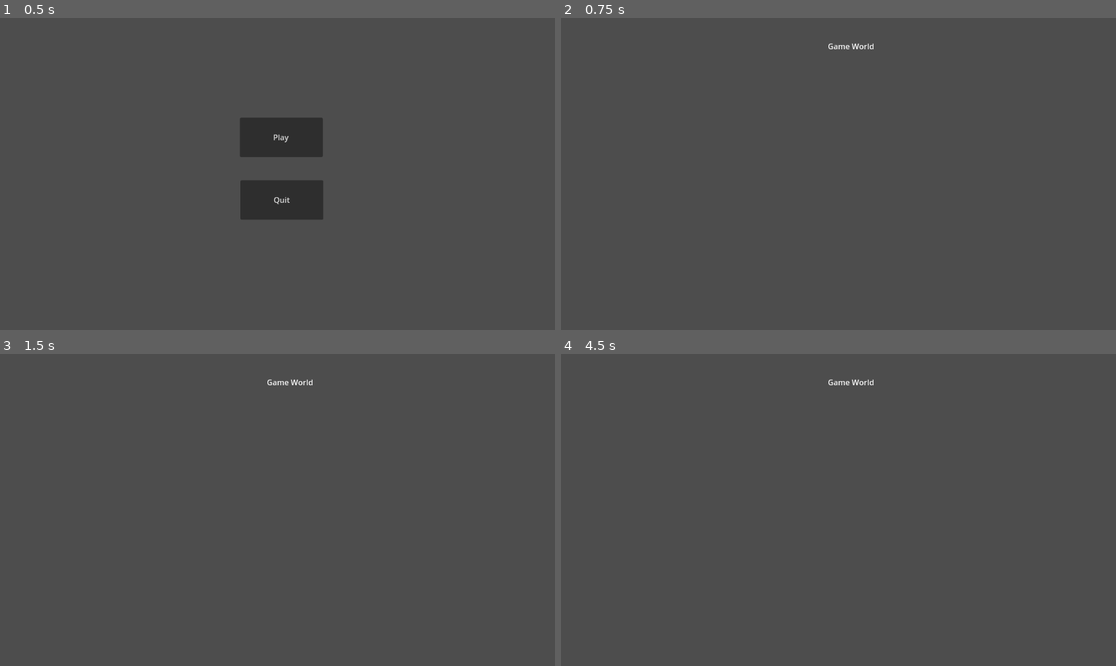
Above: before the commit, frames 1-4 (two rows, left to right).
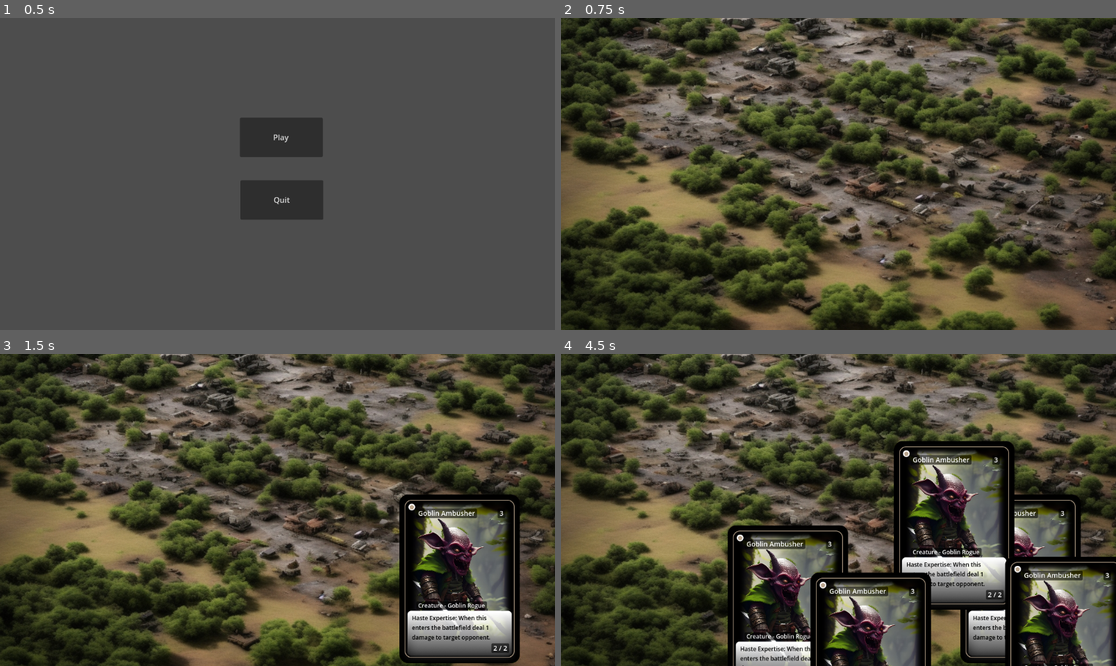
Above: after the commit, the same moments.

Repository: JoeJgithub/godot-vastum-ccg
Game: Godot game, scene res://main.tscn
Two runs of this game, one before a commit and one after it. Both use one fixed random seed, a clock stepped at 60 frames per second and the inputs below.
Inputs (mouse positions are in pixels of both pictures, inside the frame that each line leads up to):
- Up to frame 1 (0.5 s): no input
- Up to frame 2 (0.75 s): click "Play" at 0.5 s
- Up to frame 3 (1.5 s): tap Enter at 1.25 s; move the mouse to (399, 494) at 1.27 s; click (399, 494) at 1.35 s
- Up to frame 4 (4.5 s): tap Space at 2, 3.5 s; move the mouse to (727, 525) at 2.02 s; click (727, 525) at 2.1 s; tap Enter at 2.75, 4.25 s; move the mouse to (894, 441) at 2.77 s; click (894, 441) at 2.85 s; move the mouse to (810, 572) at 3.52 s; click (810, 572) at 3.6 s; move the mouse to (1005, 556) at 4.27 s; click (1005, 556) at 4.35 s

Frame 1 is identical in both runs. In frame 2, 90% of the frame differs, in the area x 0-100%, y 0-100%; in frame 3, 91%; in frame 4, 90%.

Commit message:
added play space scene and ability to place cards

Diff:
--- /dev/null
+++ b/Cards/card_base.tscn
@@ -0,0 +1,171 @@
+[gd_scene load_steps=5 format=3 uid="uid://d2yhp68u6ddij"]
+
+[ext_resource type="Script" path="res://Cards/card_base.gd" id="1_dvbld"]
+[ext_resource type="Texture2D" uid="uid://cbuvets731vhv" path="res://Assets/Cards/Frames/default.png" id="2_7ow2n"]
+
+[sub_resource type="StyleBoxFlat" id="StyleBoxFlat_c51mt"]
+bg_color = Color(0, 0, 0, 0.588235)
+corner_radius_top_left = 3
+corner_radius_top_right = 3
+corner_radius_bottom_right = 3
+corner_radius_bottom_left = 3
+expand_margin_left = 4.0
+expand_margin_right = 4.0
+
+[sub_resource type="SystemFont" id="SystemFont_8tkc8"]
+
+[node name="CardBase" type="MarginContainer"]
+offset_right = 250.0
+offset_bottom = 350.0
+pivot_offset = Vector2(125, 175)
+script = ExtResource("1_dvbld")
+
+[node name="Card" type="Sprite2D" parent="."]
+centered = false
+
+[node name="CardFrame" type="Sprite2D" parent="."]
+scale = Vector2(0.723837, 0.723837)
+texture = ExtResource("2_7ow2n")
+centered = false
+
+[node name="Bars" type="VBoxContainer" parent="."]
+layout_mode = 2
+
+[node name="TopVMargin" type="MarginContainer" parent="Bars"]
+custom_minimum_size = Vector2(0, 25)
+layout_mode = 2
+
+[node name="TopBar" type="HBoxContainer" parent="Bars"]
+layout_mode = 2
+
+[node name="LeftHMargin" type="MarginContainer" parent="Bars/TopBar"]
+custom_minimum_size = Vector2(35, 0)
+layout_mode = 2
+
+[node name="Name" type="MarginContainer" parent="Bars/TopBar"]
+layout_mode = 2
+
+[node name="Panel" type="Panel" parent="Bars/TopBar/Name"]
+layout_mode = 2
+theme_override_styles/panel = SubResource("StyleBoxFlat_c51mt")
+
+[node name="CenterContainer" type="CenterContainer" parent="Bars/TopBar/Name"]
+layout_mode = 2
+
+[node name="Name" type="Label" parent="Bars/TopBar/Name/CenterContainer"]
+layout_mode = 2
+theme_override_fonts/font = SubResource("SystemFont_8tkc8")
+theme_override_font_sizes/font_size = 14
+text = "Test Creature"
+
+[node name="MidHMargin" type="MarginContainer" parent="Bars/TopBar"]
+layout_mode = 2
+size_flags_horizontal = 3
+
+[node name="Cost" type="MarginContainer" parent="Bars/TopBar"]
+layout_mode = 2
+
+[node name="Panel" type="Panel" parent="Bars/TopBar/Cost"]
+layout_mode = 2
+theme_override_styles/panel = SubResource("StyleBoxFlat_c51mt")
+
+[node name="CenterContainer" type="CenterContainer" parent="Bars/TopBar/Cost"]
+layout_mode = 2
+
+[node name="Cost" type="Label" parent="Bars/TopBar/Cost/CenterContainer"]
+layout_mode = 2
+theme_override_fonts/font = SubResource("SystemFont_8tkc8")
+theme_override_font_sizes/font_size = 14
+text = "9
+"
+
+[node name="RightHMargin" type="MarginContainer" parent="Bars/TopBar"]
+custom_minimum_size = Vector2(30, 0)
+layout_mode = 2
+
+[node name="MidVMargin" type="MarginContainer" parent="Bars"]
+layout_mode = 2
+size_flags_vertical = 3
+
+[node name="TypeBar" type="HBoxContainer" parent="Bars"]
+layout_mode = 2
+
+[node name="LeftHMargin" type="MarginContainer" parent="Bars/TypeBar"]
+custom_minimum_size = Vector2(35, 0)
+layout_mode = 2
+
+[node name="Type" type="MarginContainer" parent="Bars/TypeBar"]
+layout_mode = 2
+
+[node name="Panel" type="Panel" parent="Bars/TypeBar/Type"]
+layout_mode = 2
+theme_override_styles/panel = SubResource("StyleBoxFlat_c51mt")
+
+[node name="CenterContainer" type="CenterContainer" parent="Bars/TypeBar/Type"]
+layout_mode = 2
+
+[node name="Type" type="Label" parent="Bars/TypeBar/Type/CenterContainer"]
+layout_mode = 2
+theme_override_fonts/font = SubResource("SystemFont_8tkc8")
+theme_override_font_sizes/font_size = 12
+text = "Creature - Human Rogue"
+
+[node name="LowerMargin" type="MarginContainer" parent="Bars"]
+custom_minimum_size = Vector2(0, 1)
+layout_mode = 2
+
+[node name="TextBar" type="HBoxContainer" parent="Bars"]
+custom_minimum_size = Vector2(0, 55)
+layout_mode = 2
+
+[node name="LeftHMargin" type="MarginContainer" parent="Bars/TextBar"]
+custom_minimum_size = Vector2(22.5, 0)
+layout_mode = 2
+
+[node name="CardText" type="MarginContainer" parent="Bars/TextBar"]
+layout_mode = 2
+
+[node name="CenterContainer" type="CenterContainer" parent="Bars/TextBar/CardText"]
+layout_mode = 2
+
+[node name="CardText" type="Label" parent="Bars/TextBar/CardText/CenterContainer"]
+custom_minimum_size = Vector2(197.5, 55)
+layout_mode = 2
+theme_override_colors/font_color = Color(0, 0, 0, 1)
+theme_override_fonts/font = SubResource("SystemFont_8tkc8")
+theme_override_font_sizes/font_size = 12
+text = "When this enters the battlefield create a 1/1 noob spawn and deal 1 damage target opponent."
+autowrap_mode = 3
+
+[node name="BottomBar" type="HBoxContainer" parent="Bars"]
+layout_mode = 2
+size_flags_horizontal = 8
+size_flags_vertical = 4
+
+[node name="LeftHMargin" type="MarginContainer" parent="Bars/BottomBar"]
+layout_mode = 2
+size_flags_horizontal = 3
+
+[node name="Stats" type="MarginContainer" parent="Bars/BottomBar"]
+layout_mode = 2
+
+[node name="Panel" type="Panel" parent="Bars/BottomBar/Stats"]
+layout_mode = 2
+theme_override_styles/panel = SubResource("StyleBoxFlat_c51mt")
+
+[node name="CenterContainer" type="CenterContainer" parent="Bars/BottomBar/Stats"]
+layout_mode = 2
+
+[node name="Stats" type="Label" parent="Bars/BottomBar/Stats/CenterContainer"]
+layout_mode = 2
+theme_override_fonts/font = SubResource("SystemFont_8tkc8")
+theme_override_font_sizes/font_size = 14
+text = "9/9"
+
+[node name="RightHMargin" type="MarginContainer" parent="Bars/BottomBar"]
+custom_minimum_size = Vector2(22.5, 0)
+layout_mode = 2
+
+[node name="BottomVMargin" type="MarginContainer" parent="Bars"]
+custom_minimum_size = Vector2(0, 17.5)
+layout_mode = 2
--- /dev/null
+++ b/Cards/player_hand.gd
@@ -0,0 +1,8 @@
+extends Node
+
+
+var card_list: Array = []
+
+func _init():
+	var card_database = preload("res://Singletons/card_database.gd").new()
+	card_list = card_database.cards_data.keys()
--- a/card_base.tscn
+++ /dev/null
@@ -1,171 +0,0 @@
-[gd_scene load_steps=5 format=3 uid="uid://d2yhp68u6ddij"]
-
-[ext_resource type="Script" path="res://card_base.gd" id="1_u2ocq"]
-[ext_resource type="Texture2D" uid="uid://cbuvets731vhv" path="res://Assets/Cards/Frames/default.png" id="2_prv66"]
-
-[sub_resource type="StyleBoxFlat" id="StyleBoxFlat_c51mt"]
-bg_color = Color(0, 0, 0, 0.588235)
-corner_radius_top_left = 3
-corner_radius_top_right = 3
-corner_radius_bottom_right = 3
-corner_radius_bottom_left = 3
-expand_margin_left = 4.0
-expand_margin_right = 4.0
-
-[sub_resource type="SystemFont" id="SystemFont_8tkc8"]
-
-[node name="CardBase" type="MarginContainer"]
-offset_right = 250.0
-offset_bottom = 350.0
-pivot_offset = Vector2(125, 175)
-script = ExtResource("1_u2ocq")
-
-[node name="Card" type="Sprite2D" parent="."]
-centered = false
-
-[node name="CardFrame" type="Sprite2D" parent="."]
-scale = Vector2(0.723837, 0.723837)
-texture = ExtResource("2_prv66")
-centered = false
-
-[node name="Bars" type="VBoxContainer" parent="."]
-layout_mode = 2
-
-[node name="TopVMargin" type="MarginContainer" parent="Bars"]
-custom_minimum_size = Vector2(0, 25)
-layout_mode = 2
-
-[node name="TopBar" type="HBoxContainer" parent="Bars"]
-layout_mode = 2
-
-[node name="LeftHMargin" type="MarginContainer" parent="Bars/TopBar"]
-custom_minimum_size = Vector2(35, 0)
-layout_mode = 2
-
-[node name="Name" type="MarginContainer" parent="Bars/TopBar"]
-layout_mode = 2
-
-[node name="Panel" type="Panel" parent="Bars/TopBar/Name"]
-layout_mode = 2
-theme_override_styles/panel = SubResource("StyleBoxFlat_c51mt")
-
-[node name="CenterContainer" type="CenterContainer" parent="Bars/TopBar/Name"]
-layout_mode = 2
-
-[node name="Name" type="Label" parent="Bars/TopBar/Name/CenterContainer"]
-layout_mode = 2
-theme_override_fonts/font = SubResource("SystemFont_8tkc8")
-theme_override_font_sizes/font_size = 14
-text = "Test Creature"
-
-[node name="MidHMargin" type="MarginContainer" parent="Bars/TopBar"]
-layout_mode = 2
-size_flags_horizontal = 3
-
-[node name="Cost" type="MarginContainer" parent="Bars/TopBar"]
-layout_mode = 2
-
-[node name="Panel" type="Panel" parent="Bars/TopBar/Cost"]
-layout_mode = 2
-theme_override_styles/panel = SubResource("StyleBoxFlat_c51mt")
-
-[node name="CenterContainer" type="CenterContainer" parent="Bars/TopBar/Cost"]
-layout_mode = 2
-
-[node name="Cost" type="Label" parent="Bars/TopBar/Cost/CenterContainer"]
-layout_mode = 2
-theme_override_fonts/font = SubResource("SystemFont_8tkc8")
-theme_override_font_sizes/font_size = 14
-text = "9
-"
-
-[node name="RightHMargin" type="MarginContainer" parent="Bars/TopBar"]
-custom_minimum_size = Vector2(30, 0)
-layout_mode = 2
-
-[node name="MidVMargin" type="MarginContainer" parent="Bars"]
-layout_mode = 2
-size_flags_vertical = 3
-
-[node name="TypeBar" type="HBoxContainer" parent="Bars"]
-layout_mode = 2
-
-[node name="LeftHMargin" type="MarginContainer" parent="Bars/TypeBar"]
-custom_minimum_size = Vector2(35, 0)
-layout_mode = 2
-
-[node name="Type" type="MarginContainer" parent="Bars/TypeBar"]
-layout_mode = 2
-
-[node name="Panel" type="Panel" parent="Bars/TypeBar/Type"]
-layout_mode = 2
-theme_override_styles/panel = SubResource("StyleBoxFlat_c51mt")
-
-[node name="CenterContainer" type="CenterContainer" parent="Bars/TypeBar/Type"]
-layout_mode = 2
-
-[node name="Type" type="Label" parent="Bars/TypeBar/Type/CenterContainer"]
-layout_mode = 2
-theme_override_fonts/font = SubResource("SystemFont_8tkc8")
-theme_override_font_sizes/font_size = 12
-text = "Creature - Human Rogue"
-
-[node name="LowerMargin" type="MarginContainer" parent="Bars"]
-custom_minimum_size = Vector2(0, 1)
-layout_mode = 2
-
-[node name="TextBar" type="HBoxContainer" parent="Bars"]
-custom_minimum_size = Vector2(0, 55)
-layout_mode = 2
-
-[node name="LeftHMargin" type="MarginContainer" parent="Bars/TextBar"]
-custom_minimum_size = Vector2(22.5, 0)
-layout_mode = 2
-
-[node name="CardText" type="MarginContainer" parent="Bars/TextBar"]
-layout_mode = 2
-
-[node name="CenterContainer" type="CenterContainer" parent="Bars/TextBar/CardText"]
-layout_mode = 2
-
-[node name="CardText" type="Label" parent="Bars/TextBar/CardText/CenterContainer"]
-custom_minimum_size = Vector2(197.5, 55)
-layout_mode = 2
-theme_override_colors/font_color = Color(0, 0, 0, 1)
-theme_override_fonts/font = SubResource("SystemFont_8tkc8")
-theme_override_font_sizes/font_size = 12
-text = "When this enters the battlefield create a 1/1 noob spawn and deal 1 damage target opponent."
-autowrap_mode = 3
-
-[node name="BottomBar" type="HBoxContainer" parent="Bars"]
-layout_mode = 2
-size_flags_horizontal = 8
-size_flags_vertical = 4
-
-[node name="LeftHMargin" type="MarginContainer" parent="Bars/BottomBar"]
-layout_mode = 2
-size_flags_horizontal = 3
-
-[node name="Stats" type="MarginContainer" parent="Bars/BottomBar"]
-layout_mode = 2
-
-[node name="Panel" type="Panel" parent="Bars/BottomBar/Stats"]
-layout_mode = 2
-theme_override_styles/panel = SubResource("StyleBoxFlat_c51mt")
-
-[node name="CenterContainer" type="CenterContainer" parent="Bars/BottomBar/Stats"]
-layout_mode = 2
-
-[node name="Stats" type="Label" parent="Bars/BottomBar/Stats/CenterContainer"]
-layout_mode = 2
-theme_override_fonts/font = SubResource("SystemFont_8tkc8")
-theme_override_font_sizes/font_size = 14
-text = "9/9"
-
-[node name="RightHMargin" type="MarginContainer" parent="Bars/BottomBar"]
-custom_minimum_size = Vector2(22.5, 0)
-layout_mode = 2
-
-[node name="BottomVMargin" type="MarginContainer" parent="Bars"]
-custom_minimum_size = Vector2(0, 17.5)
-layout_mode = 2
--- a/main.gd
+++ b/main.gd
@@ -16,4 +16,4 @@
 
 
 func _on_play_pressed():
-	get_tree().change_scene_to_file("res://world.tscn")
+	get_tree().change_scene_to_file("res://play_space.tscn")
--- /dev/null
+++ b/play_space.gd
@@ -0,0 +1,21 @@
+extends Node2D
+
+
+const card_base = preload("res://Cards/card_base.tscn")
+const player_hand = preload("res://Cards/player_hand.gd")
+
+# Called when the node enters the scene tree for the first time.
+func _ready():
+	pass # Replace with function body.
+
+
+# Called every frame. 'delta' is the elapsed time since the previous frame.
+func _process(delta):
+	pass
+
+func _input(event):
+	if Input.is_action_just_released("left_click"):
+		var new_card = card_base.instantiate()
+		new_card.card = "Militiaman"
+		new_card.position = get_global_mouse_position()
+		$Cards.add_child(new_card)
--- /dev/null
+++ b/play_space.tscn
@@ -0,0 +1,15 @@
+[gd_scene load_steps=3 format=3 uid="uid://dmtyk1ecc5rq2"]
+
+[ext_resource type="Script" path="res://play_space.gd" id="1_h7m7t"]
+[ext_resource type="Texture2D" uid="uid://2hsmx4jb6jwh" path="res://Assets/PlaySpace/background.png" id="2_8ep6h"]
+
+[node name="PlaySpace" type="Node2D"]
+script = ExtResource("1_h7m7t")
+
+[node name="Cards" type="Node" parent="."]
+
+[node name="Background" type="Sprite2D" parent="."]
+position = Vector2(-22, -463)
+scale = Vector2(1.19141, 1.19141)
+texture = ExtResource("2_8ep6h")
+centered = false
--- a/project.godot
+++ b/project.godot
@@ -14,3 +14,11 @@
 run/main_scene="res://main.tscn"
 config/features=PackedStringArray("4.1", "Forward Plus")
 config/icon="res://icon.svg"
+
+[input]
+
+left_click={
+"deadzone": 0.5,
+"events": [Object(InputEventMouseButton,"resource_local_to_scene":false,"resource_name":"","device":0,"window_id":0,"alt_pressed":false,"shift_pressed":false,"ctrl_pressed":false,"meta_pressed":false,"button_mask":0,"position":Vector2(0, 0),"global_position":Vector2(0, 0),"factor":1.0,"button_index":1,"canceled":false,"pressed":false,"double_click":false,"script":null)
+]
+}
--- a/world.tscn
+++ /dev/null
@@ -1,10 +0,0 @@
-[gd_scene format=3 uid="uid://dmtyk1ecc5rq2"]
-
-[node name="World" type="Node2D"]
-
-[node name="Label" type="Label" parent="."]
-offset_left = 554.0
-offset_top = 47.0
-offset_right = 650.0
-offset_bottom = 73.0
-text = "Game World"
Binary file added: Assets/PlaySpace/background.png
Not shown, added: Assets/PlaySpace/background.png.import
Renamed: card_base.gd -> Cards/card_base.gd
Not shown, added: Cards/carE2E.tmp
Not shown, added: Cards/carE35B.tmp
